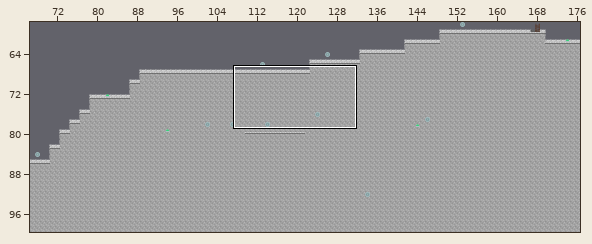
Tiled map (JSON): assets/maps/map_1.json. The first picture is a wide view before the edit; the outline marks the close-up.
Close-up. Old version:
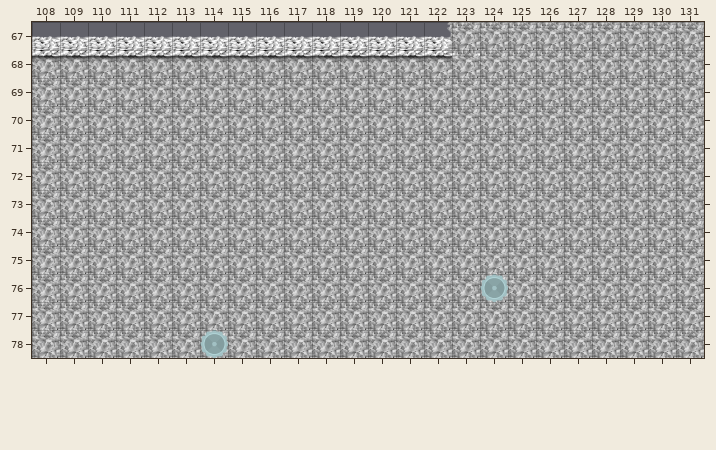
Cells are 64x64 px. Shown: x 108..131, y 67..78. The commit also changed other parts of the map, which this record leaves out.
Once edited:
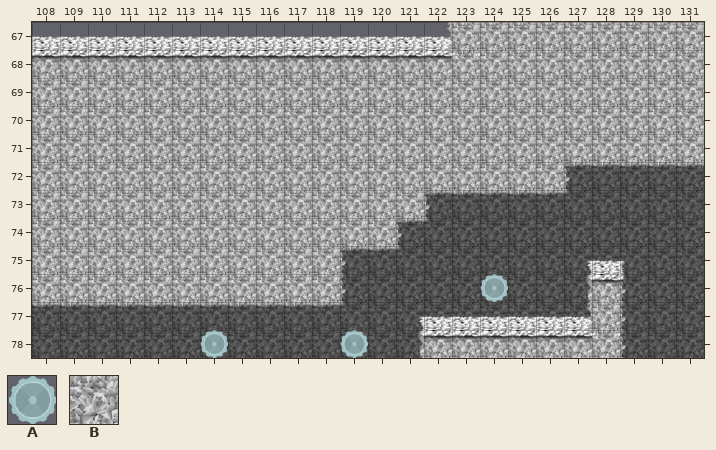
Key: from "vindicta_platform": A 42, B 45.
_ is an empty cell.
Objects are placed by their top-left corner, in cells (3,4 is the top-left corner of cell 3,4); size is 1x1 cell unless given.
Tiles replaced or removed in this view: B.
What changed:
Changed rows in their new state; . is an unchanged cell.
Layer "Cache" (now hidden):
first column x 108:
72 ..................._____
73 ..............__________
74 .............___________
75 ..........._____________
76 ..........._____________
77 ____________________.___
78 ________________________
Layer "Ennemy":
added: A at 119,78
Changed places in both close-ups, as pixel boxes (x1, y1, x2, y2):
changed: (32, 162, 704, 358)
